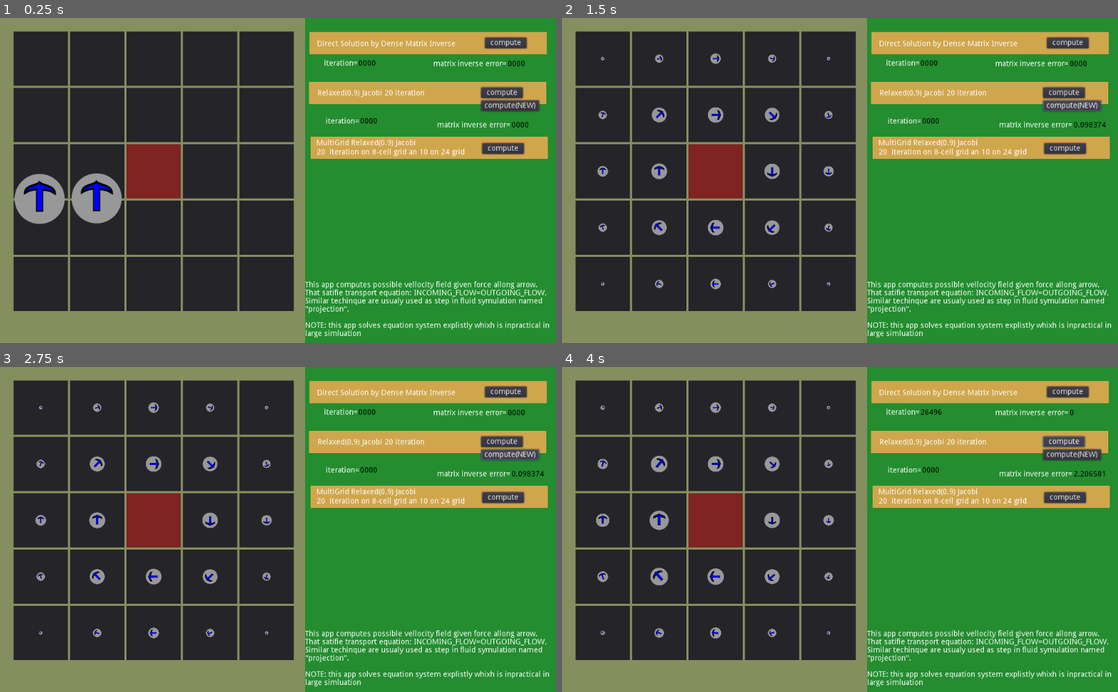
Above: before the commit, frames 1-4 (two rows, left to right).
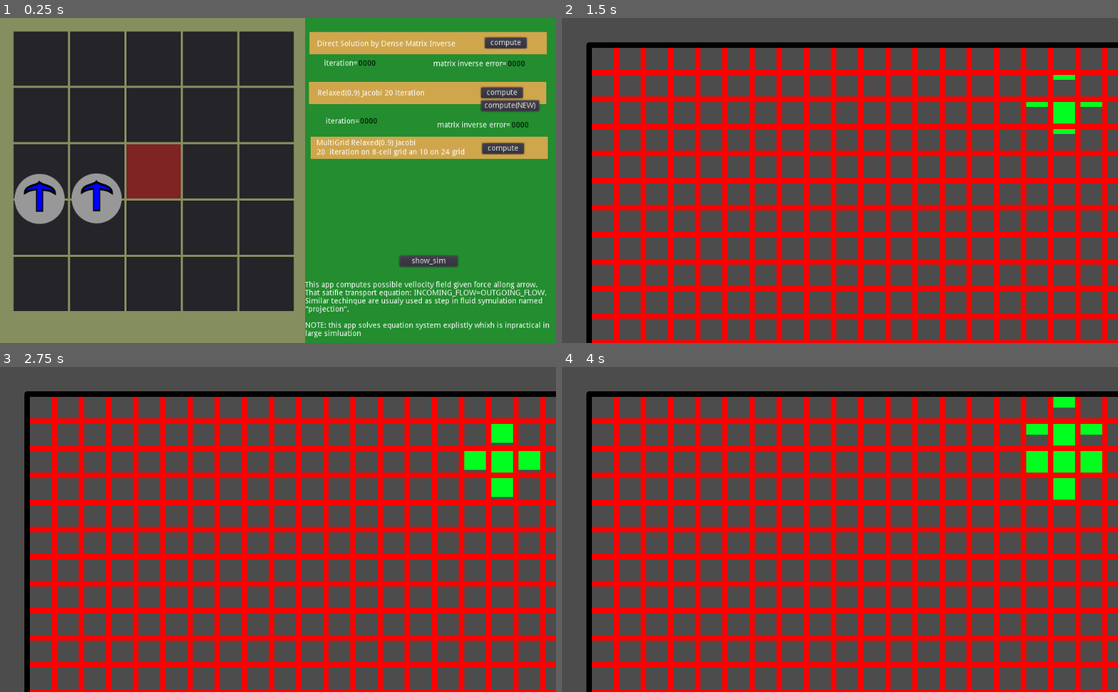
Above: after the commit, the same moments.

Repository: Lap-Luck/Fluid-Velocity-Solver-Demo
Game: Godot game, scene res://res/Main.tscn
The game is run twice, just before and just after one commit, with the same random seed, the same clock (stepped at 60 frames per second) and the same inputs. The engine's default icon, where the game draws it, is replaced by a stand-in: a white triangle on a blue panel in a dark square.
Inputs (mouse positions are in pixels of both pictures, inside the frame that each line leads up to):
- Up to frame 1 (0.25 s): no input
- Up to frame 2 (1.5 s): click (990, 261) at 0.5 s, where only the run after the commit has a clickable "show_sim"; click (1073, 105) at 1.25 s, where only the run before the commit has a clickable "compute(NEW)"
- Up to frame 3 (2.75 s): click (511, 454) at 2 s, where only the run before the commit has a clickable "compute(NEW)"
- Up to frame 4 (4 s): click (1067, 393) at 2.75 s, where only the run before the commit has a clickable "compute"; click (1062, 441) at 3.5 s, where only the run before the commit has a clickable "compute"

The runs differ from the first frame. In frame 1, 0.4% of the frame differs, in the area x 71-83%, y 72-77%; in frame 2, 99%; in frame 3, 99%; in frame 4, 99%, in the area x 0-100%, y 0-100%.

Commit message:
Add files via upload
Added option to see fluid filling space (no forces or veolocity just adding preserved volume of fluid) for now without proper solver.

Diff:
--- a/Engine.gd
+++ b/Engine.gd
@@ -424,3 +424,7 @@
 
 func _on_PlayButton4_pressed():
 	self._on_Button_pressed("PLAY4")
+
+
+func _on_DemoButton_pressed():
+	get_tree().change_scene("res://res/grow_demo/Fluid_add.tscn")
--- a/res/Main.tscn
+++ b/res/Main.tscn
@@ -315,6 +315,16 @@
 "_edit_use_anchors_": false
 }
 
+[node name="DemoButton" type="Button" parent="HBoxContainer/ButtonPanel"]
+margin_left = 174.0
+margin_top = 439.0
+margin_right = 281.0
+margin_bottom = 459.0
+text = "show_sim"
+__meta__ = {
+"_edit_use_anchors_": false
+}
+
 [node name="Label_Error" type="Label" parent="HBoxContainer/ButtonPanel"]
 margin_left = 236.0
 margin_top = 78.0
@@ -447,3 +457,4 @@
 [connection signal="pressed" from="HBoxContainer/ButtonPanel/PlayButton2" to="Engine" method="_on_PlayButton2_pressed"]
 [connection signal="pressed" from="HBoxContainer/ButtonPanel/PlayButton4" to="Engine" method="_on_PlayButton4_pressed"]
 [connection signal="pressed" from="HBoxContainer/ButtonPanel/PlayButton3" to="Engine" method="_on_PlayButton3_pressed"]
+[connection signal="pressed" from="HBoxContainer/ButtonPanel/DemoButton" to="Engine" method="_on_DemoButton_pressed"]
--- /dev/null
+++ b/res/grow_demo/Fluid_add.gd
@@ -0,0 +1,89 @@
+extends Node
+
+
+# Declare member variables here. Examples:
+# var a = 2
+# var b = "text"
+
+const GRID_SIZE=32
+#GRID_SIZE is power of 2. it shoud allow for easier multigrid method implementation
+var grid32=[]
+
+func init_grid():
+	for x in range(GRID_SIZE):
+		grid32.apped([])
+		for y in range(GRID_SIZE):
+			grid32[-1].apped(0)
+
+func register_grid(x:int,y:int):
+	self.grid32[x][y]=1
+
+func neibour_ids(x:int,y:int):
+	var res=[]
+	res.append_array([[x+1,y]] if x+1 in range(32) else [])
+	res.append_array([[x-1,y]] if x-1 in range(32) else [])
+	res.append_array([[x,y+1]] if y+1 in range(32) else [])
+	res.append_array([[x,y-1]] if y-1 in range(32) else [])
+	return res
+
+func query_grid(x:int,y:int):
+	neibour_ids(x,y)
+
+func add_ceil(x:int,y:int,color=null,size_x:int=1,size_y:int=1,unit_scale=50.0):
+	var new_ceil:Node2D=$ceil.duplicate()
+	self.add_child(new_ceil)
+	new_ceil.set_shape(Rect2(x*unit_scale,y*unit_scale,size_x*unit_scale,size_y*unit_scale))
+	new_ceil.visible=true
+	#new_ceil.fill()
+
+	if not color==null:
+		new_ceil.set_color(color)
+	return new_ceil
+
+var tab:={}
+func _ready():
+
+	if true:
+		for x in range(1,20+1):
+			tab[x]={}
+			for y in range(1,20+1):
+				tab[x][y]=add_ceil(x,y,Color(256,0,0))
+		add_ceil(1,1,Color(0,0,0),20,20)
+
+func add_fluid(x:int,y:int,v:float):
+	tab[x][y].fill_value+=v
+	if tab[x][y].fill_value>1.0:
+		var overflow=tab[x][y].fill_value-1.0
+		print("overflow=",overflow)
+		tab[x][y].fill_value=1.0
+		var near=neibour_ids(x,y)
+		if overflow>0.01:
+			for n in near:
+				add_fluid(n[0],n[1],overflow/near.size())
+	tab[x][y].fill(tab[x][y].fill_value)
+
+func click(pos:Vector2):
+	var x=int(floor(pos.x/50.0))
+	var y=int(floor(pos.y/50.0))
+	print("click at ",x,",",y)
+	if tab.has(x):
+		if tab.has(y):
+			#tab[x][y].visible=false
+			self.add_fluid(x,y,2.1)
+
+
+	#for c in get_children():
+
+	#	if c is Node2D:
+	#		if c.position==Vector2(x*50.0,y*50.0):
+	#			c.visible=false
+
+
+
+# Called every frame. 'delta' is the elapsed time since the previous frame.
+func _input(event):
+	if event is InputEventMouseButton:
+		if event.button_index==BUTTON_LEFT:
+			if event.pressed:
+				var pos=get_viewport().get_mouse_position()
+				click(pos)
--- /dev/null
+++ b/res/grow_demo/Fluid_add.tscn
@@ -0,0 +1,33 @@
+[gd_scene load_steps=3 format=2]
+
+[ext_resource path="res://res/grow_demo/Fluid_add.gd" type="Script" id=1]
+[ext_resource path="res://res/grow_demo/ceil.gd" type="Script" id=2]
+
+[node name="Fluid_Demo" type="Node"]
+script = ExtResource( 1 )
+
+[node name="ceil" type="Node2D" parent="."]
+visible = false
+script = ExtResource( 2 )
+
+[node name="Polygon2D" type="Polygon2D" parent="ceil"]
+visible = false
+color = Color( 0, 1, 0.133333, 1 )
+polygon = PoolVector2Array( 0, 0, 50, 0, 50, 50, 0, 50 )
+
+[node name="Line2D_A" type="Line2D" parent="ceil"]
+points = PoolVector2Array( 0, 0, 0, 50 )
+default_color = Color( 0.4, 0.501961, 1, 1 )
+begin_cap_mode = 2
+end_cap_mode = 2
+
+[node name="Line2D_B" type="Line2D" parent="ceil"]
+points = PoolVector2Array( 0, 0, 50, 0 )
+
+[node name="Line2D_C" type="Line2D" parent="ceil"]
+points = PoolVector2Array( 50, 0, 50, 50 )
+begin_cap_mode = 2
+end_cap_mode = 2
+
+[node name="Line2D_D" type="Line2D" parent="ceil"]
+points = PoolVector2Array( 0, 50, 50, 50 )
--- /dev/null
+++ b/res/grow_demo/ceil.gd
@@ -0,0 +1,33 @@
+extends Node2D
+
+func set_shape(shape:Rect2):
+	self.position=shape.position
+	var shape_scale=Transform2D(Vector2(shape.size.x/50.0,0.0),
+								Vector2(0.0,shape.size.y/50.0),
+								Vector2.ZERO)
+	for c in self.get_children():
+		if c is Line2D:
+			var l:Line2D=c
+			for p_id in range(l.points.size()):
+				l.points[p_id]=shape_scale*l.points[p_id]
+		if c is Polygon2D:
+			var p:Polygon2D=c
+			for id in range(p.polygon.size()):
+				p.polygon[id]=shape_scale*p.polygon[id]
+
+
+func set_color(color):
+	for l in self.get_children():
+		if l is Line2D:
+			l.default_color=color
+
+var fill_value:float=0.0
+func fill(value):
+	$Polygon2D.visible=true
+	$Polygon2D.scale.y=value
+
+func _ready():
+	if false:
+		set_shape(Rect2(50.0,50.0,150.0,100.0))
+		set_color(Color.darkorange)
+		fill(1.0)
